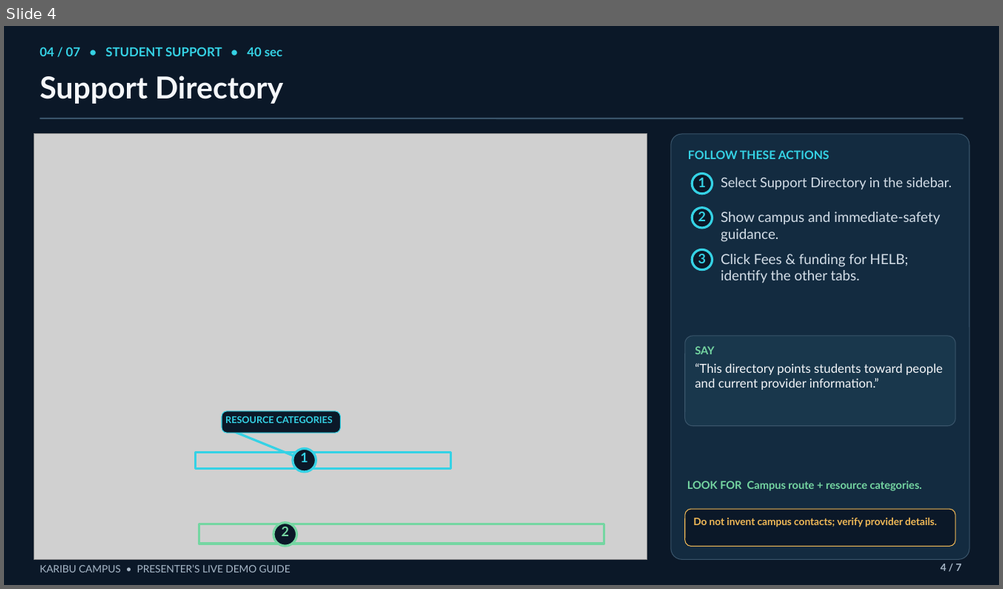
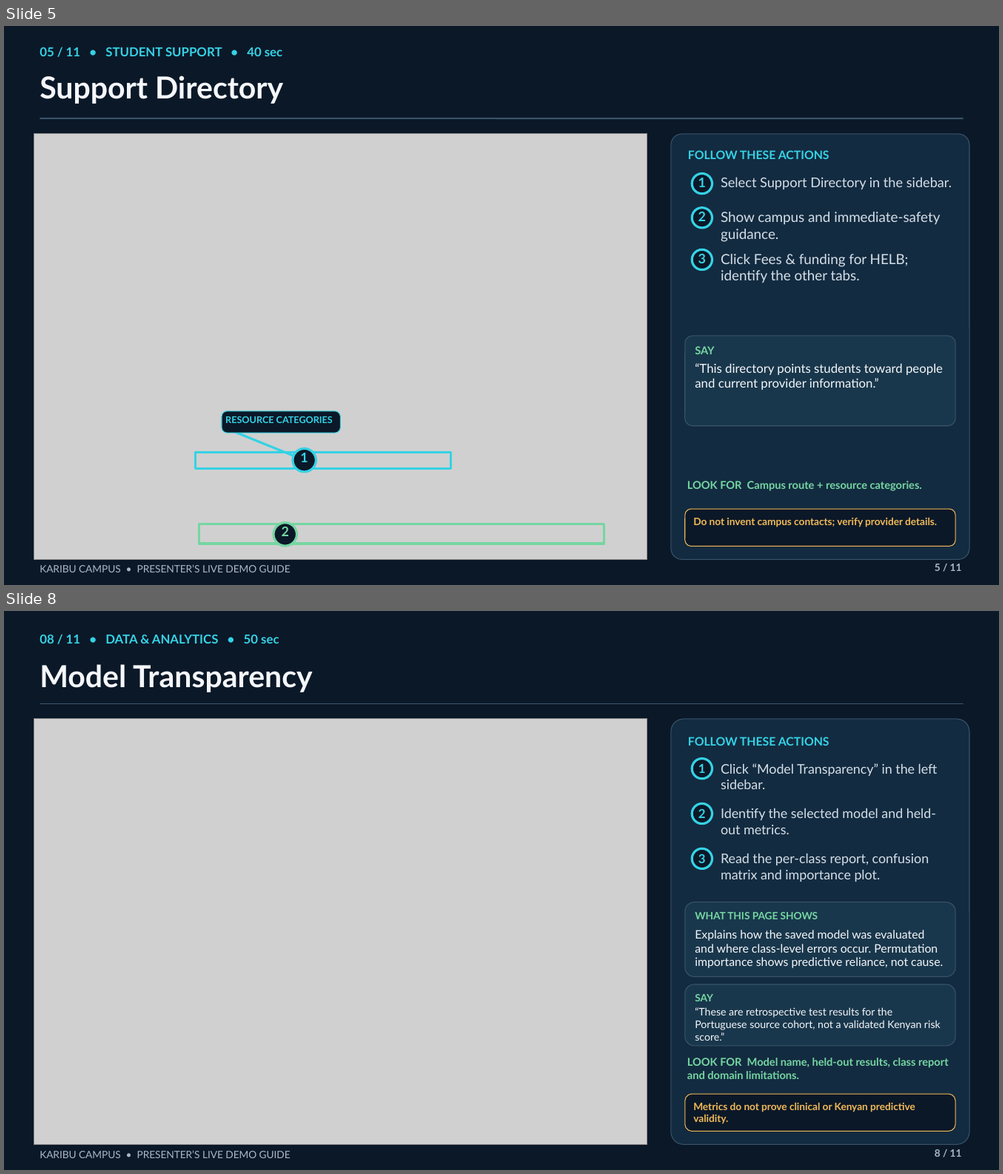
Before and after one commit to Tony405-spec/Karibu-Campus, a slide deck: presentation/demo_guide.pptx. Shown one above the other, each under a label of ours: slide 4 before the commit, slides 5 and 8 after it; the slides between them are not shown. The pictures are 1003x589 and 1003x1174 pixels, drawn with LibreOffice and Linux fonts; fonts in the diff are those of the drawing; grey boxes stand for pictures. Boxes give left, top, right and bottom in pixels: in the first picture for what was removed or moved away, otherwise in the second. Text is boxed around its words. In the diff, an @@ line names an element or a change of style, - is before the commit and + after.

Commit message:
Expand demo guide with page-by-page walkthrough

```diff
--- a/presentation/demo_guide.pptx
+++ b/presentation/demo_guide.pptx
@@ slide 8 added at <box>4,611,999,1170</box>, background #0B1828 @@
@@ text added at <box>40,634,279,644</box>, 12 pt, text #35D2E5, bold @@
+08 / 11 • DATA & ANALYTICS • 50 sec
@@ text added at <box>40,664,313,692</box>, 29.2 pt, text #F5F7FA, bold @@
+Model Transparency
@@ picture added at <box>34,719,647,1145</box> @@
@@ rectangle added at <box>40,703,964,704</box>, fill #39546A @@
@@ rounded rectangle added at <box>671,719,970,1145</box>, fill #132B40, outline #39546A 0.75 pt @@
@@ text added at <box>688,737,829,746</box>, 11.2 pt, text #35D2E5, bold @@
+FOLLOW THESE ACTIONS
@@ rounded rectangle added at <box>692,759,712,779</box>, fill #0B1828, outline #35D2E5 2.25 pt @@
@@ text added at <box>698,764,706,773</box>, 12 pt, text #35D2E5, bold @@
+1
@@ text added at <box>720,763,937,789</box>, 12.8 pt, text #D4DEE8 @@
+Click “Model Transparency” in the left sidebar.
@@ rounded rectangle added at <box>692,803,712,823</box>, fill #0B1828, outline #35D2E5 2.25 pt @@
@@ text added at <box>698,809,706,818</box>, 12 pt, text #35D2E5, bold @@
+2
@@ text added at <box>720,809,936,834</box>, 12.8 pt, text #D4DEE8 @@
+Identify the selected model and held-out metrics.
@@ rounded rectangle added at <box>692,849,712,869</box>, fill #0B1828, outline #35D2E5 2.25 pt @@
@@ text added at <box>698,854,706,863</box>, 12 pt, text #35D2E5, bold @@
+3
@@ text added at <box>720,854,929,882</box>, 12.8 pt, text #D4DEE8 @@
+Read the per-class report, confusion matrix and importance plot.
@@ rounded rectangle added at <box>685,903,955,977</box>, fill #19374C, outline #39546A 0.75 pt @@
@@ text added at <box>694,912,818,920</box>, 9.8 pt, text #75D6A2, bold @@
+WHAT THIS PAGE SHOWS
@@ text added at <box>694,930,942,968</box>, 11.2 pt, text #F5F7FA @@
+Explains how the saved model was evaluated and where class-level errors occur. Permutation importance shows predictive reliance, not cause.
@@ rounded rectangle added at <box>685,985,955,1046</box>, fill #19374C, outline #39546A 0.75 pt @@
@@ text added at <box>694,994,713,1002</box>, 9.8 pt, text #75D6A2, bold @@
+SAY
@@ text added at <box>694,1008,940,1041</box>, 10.1 pt, text #F5F7FA @@
+“These are retrospective test results for the Portuguese source cohort, not a validated Kenyan risk score.”
@@ text added at <box>687,1058,948,1079</box>, 10.5 pt, text #75D6A2, bold @@
+LOOK FOR Model name, held-out results, class report and domain limitations.
@@ rounded rectangle added at <box>685,1094,955,1132</box>, fill #0B1828, outline #F0B957 0.75 pt @@
@@ text added at <box>693,1102,915,1125</box>, 9.8 pt, text #F0B957, bold @@
+Metrics do not prove clinical or Kenyan predictive validity.
@@ text added at <box>40,1150,290,1159</box>, 9.8 pt, text #A8B8C8 @@
+KARIBU CAMPUS • PRESENTER’S LIVE DEMO GUIDE
@@ text added at <box>934,1150,962,1157</box>, 9.8 pt, text #A8B8C8, bold @@
+8 / 11
@@ what was slide 4 is now slide 5 @@
@@ slide 5 changed as well @@
@@ text at <box>40,47,282,56</box>: text changed @@
-04 / 07 • STUDENT SUPPORT • 40 sec
+05 / 11 • STUDENT SUPPORT • 40 sec
@@ text at <box>934,564,962,571</box>: text changed @@
-4 / 7
+5 / 11
```
Also in this commit, not shown: 6 other slides changed, 3 other slides added.
